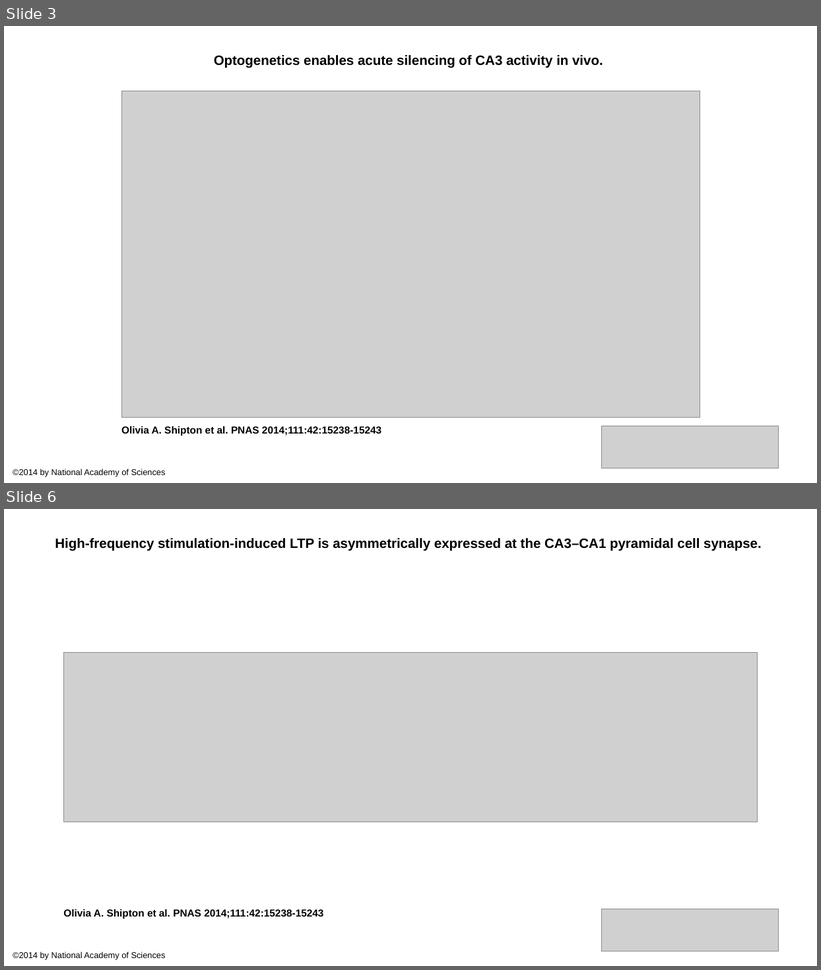
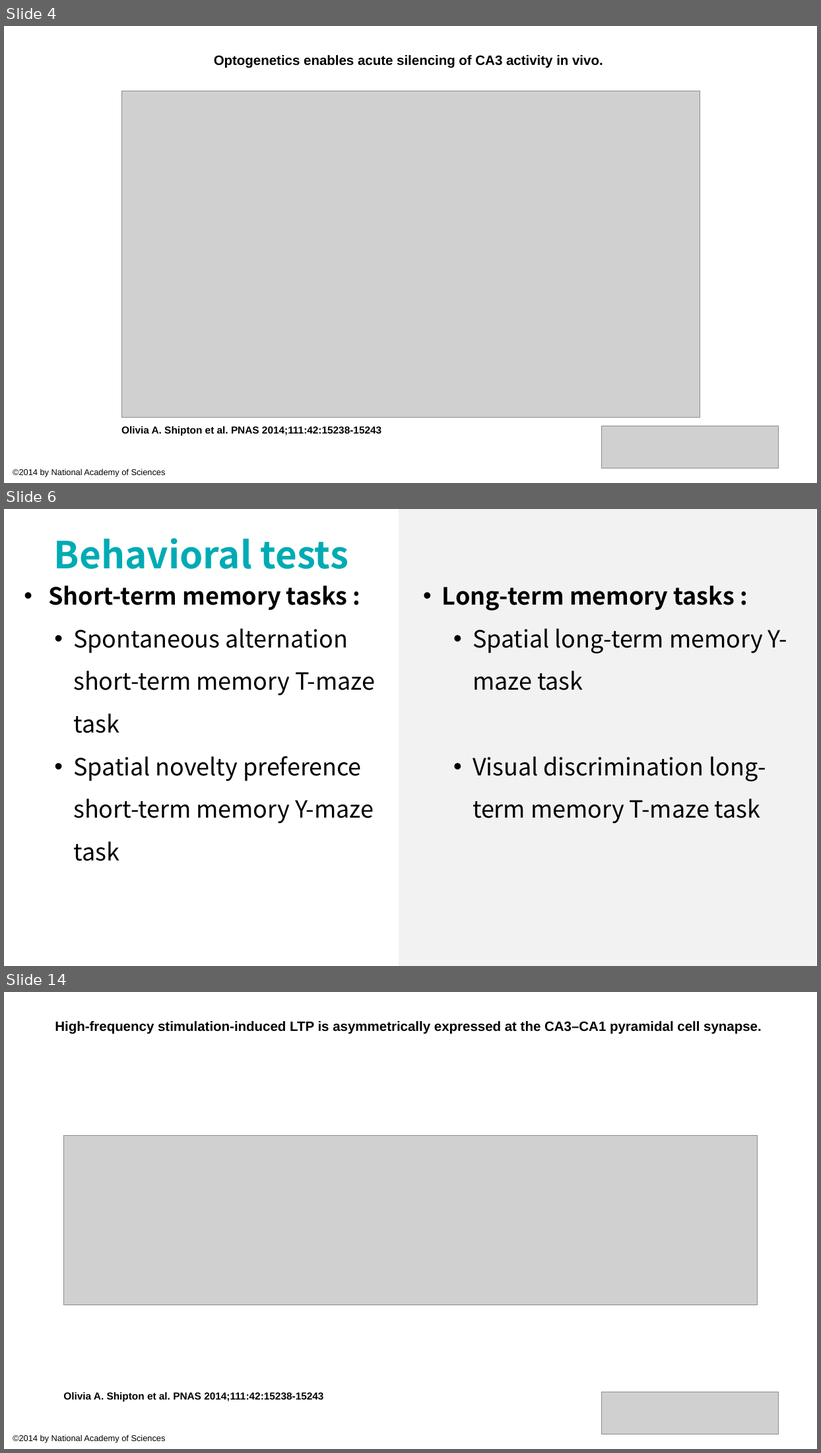
Before and after one commit to lsyoath/sheepy, a slide deck: Event/Lateralization.pptx. Shown one above the other, each under a label of ours: slides 3 and 6 before the commit, slides 4, 6 and 14 after it; the slides between them are not shown. The pictures are 821x970 and 821x1453 pixels, drawn with LibreOffice and Linux fonts; fonts in the diff are those of the drawing; grey boxes stand for pictures. Boxes give left, top, right and bottom in pixels: in the first picture for what was removed or moved away, otherwise in the second. Text is boxed around its words. In the diff, an @@ line names an element or a change of style, - is before the commit and + after.

```diff
--- a/Event/Lateralization.pptx
+++ b/Event/Lateralization.pptx
@@ slide 6 added at [4,509,817,966], background #FFFFFF @@
@@ rectangle added at [399,509,816,966], fill #F2F2F2 @@
@@ text added at [54,538,349,569], 44 pt, text #00ABB4, bold @@
+Behavioral tests
@@ text added at [48,586,375,861], 28 pt, text #000000 @@
+• Short-term memory tasks :
+  • Spontaneous alternation short-term memory T-maze task
+  • Spatial novelty preference short-term memory Y-maze task
@@ text added at [442,586,787,824], 28 pt, text #000000 @@
+• Long-term memory tasks :
+  • Spatial long-term memory Y-maze task
+  • Visual discrimination long-term memory T-maze task
@@ what was slide 3 is now slide 4 @@
@@ what was slide 6 is now slide 14 @@
```
Also in this commit, not shown: 2 slides changed, 7 other slides added, 19 slides removed, 1 other file.
